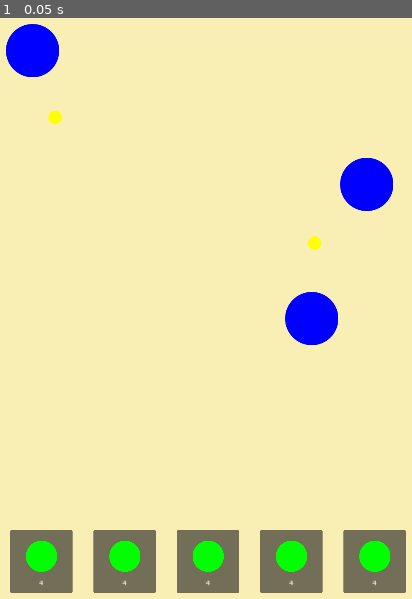
Above: before the commit, frame 1.
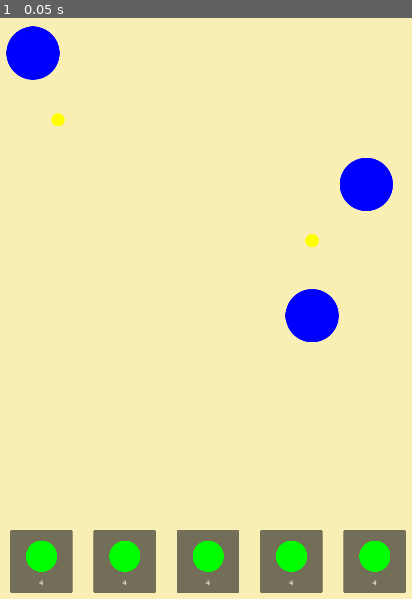
Above: after the commit, the same moment.

Repository: sisipun/Electrify
Game: Godot game, scene res://script/game.tscn
Same seed, same stepped clock (60 frames per second), same inputs: the game is played once before the commit and once after it.
Inputs:
- Up to frame 1 (0.05 s): no input

The runs differ from the first frame. In frame 1, 0.5% of the frame differs, in the area x 1-96%, y 1-57%.

Commit message:
Create level based on level resource

Diff:
--- /dev/null
+++ b/asset/resource/building/default.tres
@@ -0,0 +1,7 @@
+[gd_resource type="Resource" script_class="BuildingResource" load_steps=2 format=3 uid="uid://ch3si6rshm41s"]
+
+[ext_resource type="Script" path="res://script/game_state/resource/building/building_resource.gd" id="1_dw80v"]
+
+[resource]
+script = ExtResource("1_dw80v")
+power_to_activate = 0
--- /dev/null
+++ b/asset/resource/building/energy_inefficient.tres
@@ -0,0 +1,7 @@
+[gd_resource type="Resource" script_class="BuildingResource" load_steps=2 format=3 uid="uid://cmmcj2s2eg3d2"]
+
+[ext_resource type="Script" path="res://script/game_state/resource/building/building_resource.gd" id="1_tx63d"]
+
+[resource]
+script = ExtResource("1_tx63d")
+power_to_activate = 2
--- /dev/null
+++ b/asset/resource/level/1_level.tres
@@ -0,0 +1,50 @@
+[gd_resource type="Resource" script_class="LevelResource" load_steps=12 format=3 uid="uid://1eawuyyjb5i8"]
+
+[ext_resource type="Script" path="res://script/game_state/resource/level/level_resource.gd" id="1_3n814"]
+[ext_resource type="Script" path="res://script/game_state/resource/level/level_building_resource.gd" id="1_fg2up"]
+[ext_resource type="Script" path="res://script/game_state/resource/level/level_spot_resource.gd" id="3_77kwi"]
+[ext_resource type="Script" path="res://script/game_state/resource/level/level_station_resource.gd" id="3_me0og"]
+
+[sub_resource type="Resource" id="Resource_tf1yl"]
+script = ExtResource("1_fg2up")
+type = 0
+position = Vector2(380, -95)
+
+[sub_resource type="Resource" id="Resource_umr1k"]
+script = ExtResource("1_fg2up")
+type = 0
+position = Vector2(250, 220)
+
+[sub_resource type="Resource" id="Resource_fjgvf"]
+script = ExtResource("1_fg2up")
+type = 0
+position = Vector2(-420, -410)
+
+[sub_resource type="Resource" id="Resource_1hklm"]
+script = ExtResource("3_77kwi")
+type = 0
+position = Vector2(250, 40)
+
+[sub_resource type="Resource" id="Resource_4ystt"]
+script = ExtResource("3_77kwi")
+type = 0
+position = Vector2(-360, -250)
+
+[sub_resource type="Resource" id="Resource_ky86e"]
+script = ExtResource("3_me0og")
+type = 0
+count = 2
+
+[sub_resource type="Resource" id="Resource_40vo2"]
+script = ExtResource("3_me0og")
+type = 2
+count = 1
+
+[resource]
+script = ExtResource("1_3n814")
+id = "1"
+_two_star_condition = 1
+_three_star_condition = 2
+stations = Array[ExtResource("3_me0og")]([SubResource("Resource_ky86e"), SubResource("Resource_40vo2")])
+buildings = Array[ExtResource("1_fg2up")]([SubResource("Resource_tf1yl"), SubResource("Resource_umr1k"), SubResource("Resource_fjgvf")])
+spots = Array[ExtResource("3_77kwi")]([SubResource("Resource_1hklm"), SubResource("Resource_4ystt")])
--- /dev/null
+++ b/asset/resource/spot/land.tres
@@ -0,0 +1,6 @@
+[gd_resource type="Resource" script_class="SpotResource" load_steps=2 format=3 uid="uid://b323c2xu2qfl"]
+
+[ext_resource type="Script" path="res://script/game_state/resource/spot/spot_resource.gd" id="1_gnd6p"]
+
+[resource]
+script = ExtResource("1_gnd6p")
--- /dev/null
+++ b/asset/resource/spot/water.tres
@@ -0,0 +1,6 @@
+[gd_resource type="Resource" script_class="SpotResource" load_steps=2 format=3 uid="uid://b1y2dvm37ovnf"]
+
+[ext_resource type="Script" path="res://script/game_state/resource/spot/spot_resource.gd" id="1_ra6cs"]
+
+[resource]
+script = ExtResource("1_ra6cs")
--- /dev/null
+++ b/asset/resource/station/default.tres
@@ -0,0 +1,9 @@
+[gd_resource type="Resource" script_class="StationResource" load_steps=2 format=3 uid="uid://crb40d7tobrhe"]
+
+[ext_resource type="Script" path="res://script/game_state/resource/station/station_resource.gd" id="1_03cbg"]
+
+[resource]
+script = ExtResource("1_03cbg")
+power = 0
+radius = 128
+available_spots = Array[int]([0])
--- /dev/null
+++ b/asset/resource/station/powerfull.tres
@@ -0,0 +1,9 @@
+[gd_resource type="Resource" script_class="StationResource" load_steps=2 format=3 uid="uid://bybahsf88pr3s"]
+
+[ext_resource type="Script" path="res://script/game_state/resource/station/station_resource.gd" id="1_t2yiy"]
+
+[resource]
+script = ExtResource("1_t2yiy")
+power = 2
+radius = 128
+available_spots = Array[int]([0])
--- /dev/null
+++ b/asset/resource/station/wide.tres
@@ -0,0 +1,9 @@
+[gd_resource type="Resource" script_class="StationResource" load_steps=2 format=3 uid="uid://byln0nbiqyllv"]
+
+[ext_resource type="Script" path="res://script/game_state/resource/station/station_resource.gd" id="1_a6mei"]
+
+[resource]
+script = ExtResource("1_a6mei")
+power = 0
+radius = 256
+available_spots = Array[int]([0])
--- a/project.godot
+++ b/project.godot
@@ -18,6 +18,10 @@
 [autoload]
 
 Events="*res://script/game_state/storage/event/event_storage.gd"
+Spots="*res://script/game_state/storage/spot/spot_storage.tscn"
+Buildings="*res://script/game_state/storage/building/building_storage.tscn"
+Stations="*res://script/game_state/storage/station/station_storage.tscn"
+Levels="*res://script/game_state/storage/level/level_storage.tscn"
 
 [display]
 
--- /dev/null
+++ b/script/game.gd
@@ -0,0 +1,6 @@
+class_name Game
+extends Node
+
+
+func _ready() -> void:
+	Events.emit_signal("level_start_request", Levels.get_current_level_id())
--- a/script/game.tscn
+++ b/script/game.tscn
@@ -1,11 +1,13 @@
-[gd_scene load_steps=5 format=3 uid="uid://c2kb26jw5eyle"]
+[gd_scene load_steps=6 format=3 uid="uid://c2kb26jw5eyle"]
 
 [ext_resource type="PackedScene" uid="uid://civmld8jgj43g" path="res://script/level/level.tscn" id="1_qe6p7"]
+[ext_resource type="Script" path="res://script/game.gd" id="1_x7wco"]
 [ext_resource type="PackedScene" uid="uid://bfuyhl76347oj" path="res://script/interface/interface.tscn" id="2_ulcvg"]
 [ext_resource type="PackedScene" uid="uid://x3t4tisbkbcj" path="res://script/interface/panel/station/station_list_panel.tscn" id="3_t84e3"]
 [ext_resource type="PackedScene" uid="uid://dekjoya4s7qjg" path="res://script/interface/common/component/container/drag_and_drop/drag_and_drop.tscn" id="4_jwuvk"]
 
 [node name="Game" type="Node"]
+script = ExtResource("1_x7wco")
 
 [node name="BackgroundLayer" type="CanvasLayer" parent="."]
 layer = 0
--- a/script/game_state/model/building/building_model.gd
+++ b/script/game_state/model/building/building_model.gd
@@ -4,5 +4,5 @@
 
 enum Type {
 	DEFAULT,
-	TWO_POWER
+	ENERGY_INEFFICIENT
 }
--- /dev/null
+++ b/script/game_state/resource/level/level_building_resource.gd
@@ -0,0 +1,6 @@
+class_name LevelBuildingResource
+extends Resource
+
+
+@export var type: BuildingModel.Type
+@export var position: Vector2
--- a/script/game_state/resource/level/level_resource.gd
+++ b/script/game_state/resource/level/level_resource.gd
@@ -2,4 +2,17 @@
 extends Resource
 
 
-@export var sprite_frames: SpriteFrames
+@export var id: String
+@export var _two_star_condition: int
+@export var _three_star_condition: int
+@export var stations: Array[LevelStationResource]
+@export var buildings: Array[LevelBuildingResource]
+@export var spots: Array[LevelSpotResource]
+
+
+func get_two_star_condition() -> int:
+	return _two_star_condition
+
+
+func get_three_star_condition() -> int:
+	return max(_three_star_condition, get_two_star_condition())
--- /dev/null
+++ b/script/game_state/resource/level/level_spot_resource.gd
@@ -0,0 +1,6 @@
+class_name LevelSpotResource
+extends Resource
+
+
+@export var type: SpotModel.Type
+@export var position: Vector2
--- /dev/null
+++ b/script/game_state/resource/level/level_station_resource.gd
@@ -0,0 +1,6 @@
+class_name LevelStationResource
+extends Resource
+
+
+@export var type: StationModel.Type
+@export_range(0, 100) var count: int
--- /dev/null
+++ b/script/game_state/storage/building/building_storage.gd
@@ -0,0 +1,15 @@
+class_name BuildingStorage
+extends Node
+
+
+@export var default: BuildingResource
+@export var energy_inefficient: BuildingResource
+
+@onready var _buildings: Dictionary = {
+	BuildingModel.Type.DEFAULT: default,
+	BuildingModel.Type.ENERGY_INEFFICIENT: energy_inefficient
+}
+
+
+func get_resource_by_type(type: BuildingModel.Type) -> BuildingResource:
+	return _buildings[type]
--- /dev/null
+++ b/script/game_state/storage/building/building_storage.tscn
@@ -0,0 +1,10 @@
+[gd_scene load_steps=4 format=3 uid="uid://c8qr82v4sb4qs"]
+
+[ext_resource type="Script" path="res://script/game_state/storage/building/building_storage.gd" id="1_38q44"]
+[ext_resource type="Resource" uid="uid://ch3si6rshm41s" path="res://asset/resource/building/default.tres" id="2_plieu"]
+[ext_resource type="Resource" uid="uid://cmmcj2s2eg3d2" path="res://asset/resource/building/energy_inefficient.tres" id="3_orw8p"]
+
+[node name="BuildingStorage" type="Node"]
+script = ExtResource("1_38q44")
+default = ExtResource("2_plieu")
+energy_inefficient = ExtResource("3_orw8p")
--- a/script/game_state/storage/event/event_storage.gd
+++ b/script/game_state/storage/event/event_storage.gd
@@ -1,2 +1,7 @@
 class_name EventStorage
 extends Node
+
+# LEVEL
+signal level_start_request(level_id)
+
+signal level_started(level_id)
--- /dev/null
+++ b/script/game_state/storage/level/level_storage.gd
@@ -0,0 +1,24 @@
+class_name LevelStorage
+extends Node
+
+
+@export var _levels: Array[LevelResource]
+
+var _current_level_id: String
+var _id_to_level: Dictionary = {}
+var _level_ids: Array[String] = []
+
+
+func _ready() -> void:
+	for level in _levels:
+		_id_to_level[level.id] = level
+		_level_ids.append(level.id)
+	_current_level_id = _level_ids[0]
+
+
+func get_resource_by_id(id: String) -> LevelResource:
+	return _id_to_level[id]
+
+
+func get_current_level_id() -> String:
+	return _current_level_id
--- /dev/null
+++ b/script/game_state/storage/level/level_storage.tscn
@@ -0,0 +1,8 @@
+[gd_scene load_steps=3 format=3 uid="uid://cv35rqu2qg5ks"]
+
+[ext_resource type="Script" path="res://script/game_state/storage/level/level_storage.gd" id="1_koeb3"]
+[ext_resource type="Resource" uid="uid://1eawuyyjb5i8" path="res://asset/resource/level/1_level.tres" id="2_wmt7t"]
+
+[node name="LevelStorage" type="Node"]
+script = ExtResource("1_koeb3")
+_levels = Array[Resource("res://script/game_state/resource/level/level_resource.gd")]([ExtResource("2_wmt7t")])
--- /dev/null
+++ b/script/game_state/storage/spot/spot_storage.gd
@@ -0,0 +1,15 @@
+class_name SpotStorage
+extends Node
+
+
+@export var land: SpotResource
+@export var water: SpotResource
+
+@onready var _spots: Dictionary = {
+	SpotModel.Type.LAND: land,
+	SpotModel.Type.WATER: water
+}
+
+
+func get_resource_by_type(type: SpotModel.Type) -> SpotResource:
+	return _spots[type]
--- /dev/null
+++ b/script/game_state/storage/spot/spot_storage.tscn
@@ -0,0 +1,10 @@
+[gd_scene load_steps=4 format=3 uid="uid://c7s72rh0vgnwx"]
+
+[ext_resource type="Script" path="res://script/game_state/storage/spot/spot_storage.gd" id="1_gcvrl"]
+[ext_resource type="Resource" uid="uid://b323c2xu2qfl" path="res://asset/resource/spot/land.tres" id="2_x27vv"]
+[ext_resource type="Resource" uid="uid://b1y2dvm37ovnf" path="res://asset/resource/spot/water.tres" id="3_n5iie"]
+
+[node name="SpotStorage" type="Node"]
+script = ExtResource("1_gcvrl")
+land = ExtResource("2_x27vv")
+water = ExtResource("3_n5iie")
--- /dev/null
+++ b/script/game_state/storage/station/station_storage.gd
@@ -0,0 +1,17 @@
+class_name StationStorage
+extends Node
+
+
+@export var default: StationResource
+@export var powerfull: StationResource
+@export var wide: StationResource
+
+@onready var _stations: Dictionary = {
+	StationModel.Type.DEFAULT: default,
+	StationModel.Type.POWERFULL: powerfull,
+	StationModel.Type.WIDE: wide
+}
+
+
+func get_resource_by_type(type: StationModel.Type) -> StationResource:
+	return _stations[type]
--- /dev/null
+++ b/script/game_state/storage/station/station_storage.tscn
@@ -0,0 +1,12 @@
+[gd_scene load_steps=5 format=3 uid="uid://beyaxid72gk62"]
+
+[ext_resource type="Script" path="res://script/game_state/storage/station/station_storage.gd" id="1_nhg5s"]
+[ext_resource type="Resource" uid="uid://crb40d7tobrhe" path="res://asset/resource/station/default.tres" id="2_wt8a1"]
+[ext_resource type="Resource" uid="uid://bybahsf88pr3s" path="res://asset/resource/station/powerfull.tres" id="3_3wncd"]
+[ext_resource type="Resource" uid="uid://byln0nbiqyllv" path="res://asset/resource/station/wide.tres" id="4_ofnex"]
+
+[node name="StationStorage" type="Node"]
+script = ExtResource("1_nhg5s")
+default = ExtResource("2_wt8a1")
+powerfull = ExtResource("3_3wncd")
+wide = ExtResource("4_ofnex")
--- a/script/level/building/building.gd
+++ b/script/level/building/building.gd
@@ -5,11 +5,10 @@
 @export_node_path("AnimatedSprite2D") var _body_path: NodePath
 @export_node_path("AnimatedSprite2D") var _effect_path: NodePath
 
-@export_range(1, 10) var _power_to_active: int
-
 @onready var _body: AnimatedSprite2D = get_node(_body_path)
 @onready var _effect: AnimatedSprite2D = get_node(_effect_path)
 
+var _power_to_active: int
 var _power: int
 
 
@@ -17,6 +16,11 @@
 	_power = 0
 	_show_inactive()
 	show_default_effect()
+
+
+func init(_position: Vector2, power_to_activate: int) -> void:
+	position = _position
+	_power_to_active = power_to_activate
 
 
 func is_active() -> bool:
--- a/script/level/building/building.tscn
+++ b/script/level/building/building.tscn
@@ -51,7 +51,6 @@
 script = ExtResource("1_c7n5g")
 _body_path = NodePath("Body")
 _effect_path = NodePath("Effect")
-_power_to_active = 1
 
 [node name="Shape" type="CollisionShape2D" parent="."]
 shape = SubResource("CircleShape2D_qphr5")
--- a/script/level/level.gd
+++ b/script/level/level.gd
@@ -7,6 +7,8 @@
 @export_node_path("Node2D") var _buildings_node_path: NodePath
 @export_node_path("Node2D") var _spots_node_path: NodePath
 @export var _station_scene: PackedScene
+@export var _building_scene: PackedScene
+@export var _spot_scene: PackedScene
 
 @onready var _shape: CollisionShape2D = get_node(_shape_path)
 @onready var _stations_node: Node2D = get_node(_stations_node_path)
@@ -22,15 +24,10 @@
 func _ready() -> void:
 	_on_window_size_changed()
 	get_viewport().size_changed.connect(_on_window_size_changed)
-
+	Events.level_start_request.connect(_on_level_start_request)
 	_stations = []
 	_buildings = []
-	for building in _buildings_node.get_children():
-		_buildings.append(building)
 	_spots = []
-	for spot in _spots_node.get_children():
-		_spots.append(spot)
-
 	_selected_station = null
 
 
@@ -75,8 +72,26 @@
 		_selected_station.move_to(new_position)
 
 
+
 func _on_window_size_changed() -> void:
 	position = get_viewport_rect().size / 2
+
+
+func _on_level_start_request(level_id: String) -> void:
+	var level_resource: LevelResource = Levels.get_resource_by_id(level_id)
+	for level_building_resource in level_resource.buildings:
+		var building_resource: BuildingResource = Buildings.get_resource_by_type(level_building_resource.type)
+		var building: Building = _building_scene.instantiate()
+		_buildings_node.add_child(building)
+		building.init(level_building_resource.position, building_resource.power_to_activate)
+		_buildings.append(building)
+
+	for level_spot_resource in level_resource.spots:
+		var _spot_resource: SpotResource = Spots.get_resource_by_type(level_spot_resource.type)
+		var spot: Spot = _spot_scene.instantiate()
+		_spots_node.add_child(spot)
+		spot.init(level_spot_resource.position)
+		_spots.append(spot)
 
 
 func _on_station_pressed(station: Station) -> void:
--- a/script/level/level.tscn
+++ b/script/level/level.tscn
@@ -16,6 +16,8 @@
 _buildings_node_path = NodePath("Buldings")
 _spots_node_path = NodePath("Spots")
 _station_scene = ExtResource("2_781vj")
+_building_scene = ExtResource("3_kcew0")
+_spot_scene = ExtResource("4_abvtj")
 
 [node name="Shape" type="CollisionShape2D" parent="."]
 shape = SubResource("RectangleShape2D_qohh0")
@@ -24,19 +26,4 @@
 
 [node name="Buldings" type="Node2D" parent="."]
 
-[node name="Building1" parent="Buldings" instance=ExtResource("3_kcew0")]
-position = Vector2(249, 227)
-
-[node name="Building2" parent="Buldings" instance=ExtResource("3_kcew0")]
-position = Vector2(381, -95)
-
-[node name="Building3" parent="Buldings" instance=ExtResource("3_kcew0")]
-position = Vector2(-421, -416)
-
 [node name="Spots" type="Node2D" parent="."]
-
-[node name="Spot1" parent="Spots" instance=ExtResource("4_abvtj")]
-position = Vector2(256, 46)
-
-[node name="Spot2" parent="Spots" instance=ExtResource("4_abvtj")]
-position = Vector2(-367, -256)
--- a/script/level/spot/spot.gd
+++ b/script/level/spot/spot.gd
@@ -13,6 +13,10 @@
 	_station = null
 
 
+func init(_position: Vector2) -> void:
+	position = _position
+
+
 func can_add_station(_global_position: Vector2) -> bool:
 	return not _station and _shape.shape.get_rect().has_point(to_local(_global_position))
 
